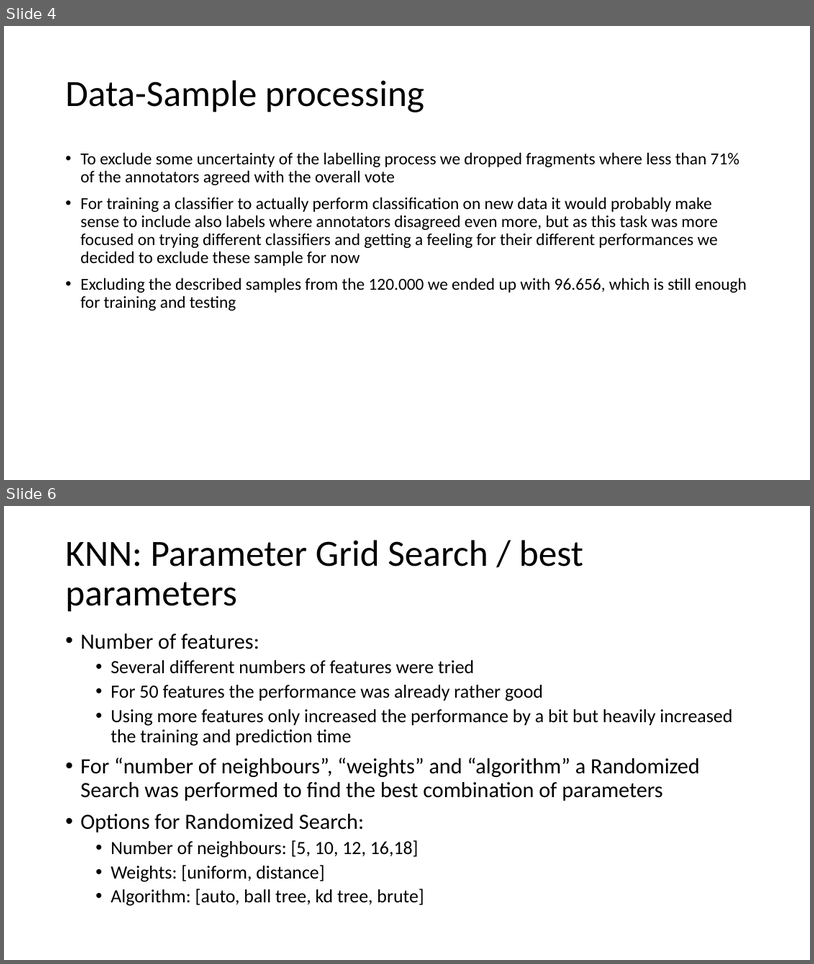
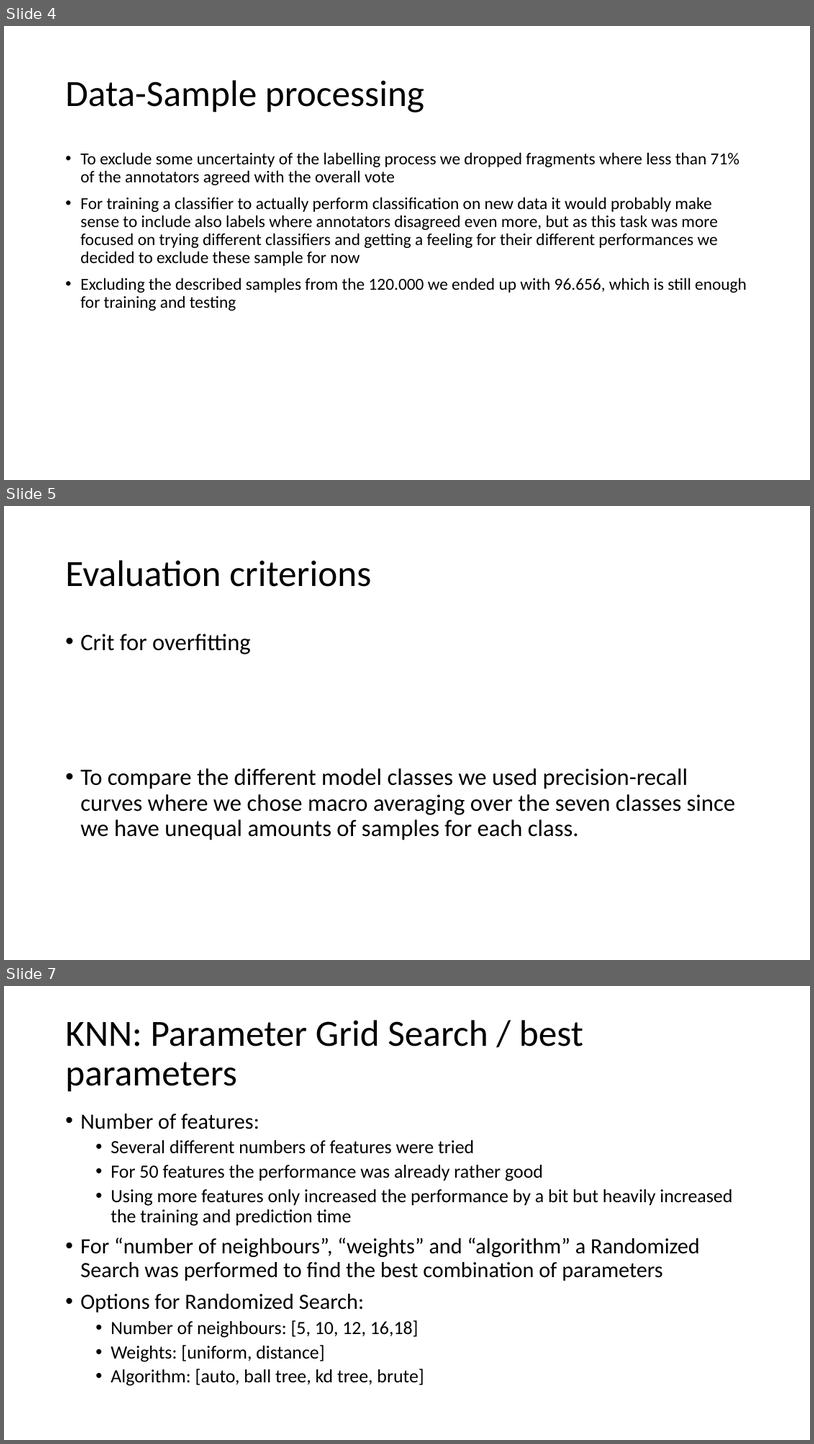
Before and after one commit to sandroassek/SS23_UE_MLPC, a slide deck: Task 3.pptx. Shown one above the other, each under a label of ours: slides 4 and 6 before the commit, slides 4, 5 and 7 after it; the slides between them are not shown. The pictures are 814x964 and 814x1444 pixels, drawn with LibreOffice and Linux fonts; fonts in the diff are those of the drawing. Boxes give left, top, right and bottom in pixels: in the first picture for what was removed or moved away, otherwise in the second. Text is boxed around its words. In the diff, an @@ line names an element or a change of style, - is before the commit and + after.

```diff
--- a/Task 3.pptx
+++ b/Task 3.pptx
@@ slide 5 added at [4,506,810,960], background #FFFFFF @@
@@ title added at [65,560,371,587], 44 pt, text #000000 @@
+Evaluation criterions
@@ text added at [80,633,736,840], 28 pt, text #000000 @@
+• Crit for overfitting
+• To compare the different model classes we used precision-recall curves where we chose macro averaging over the seven classes since we have unequal amounts of samples for each class.
@@ what was slide 6 is now slide 7 @@
```
Also in this commit, not shown: 3 slides changed, 2 other slides added.
